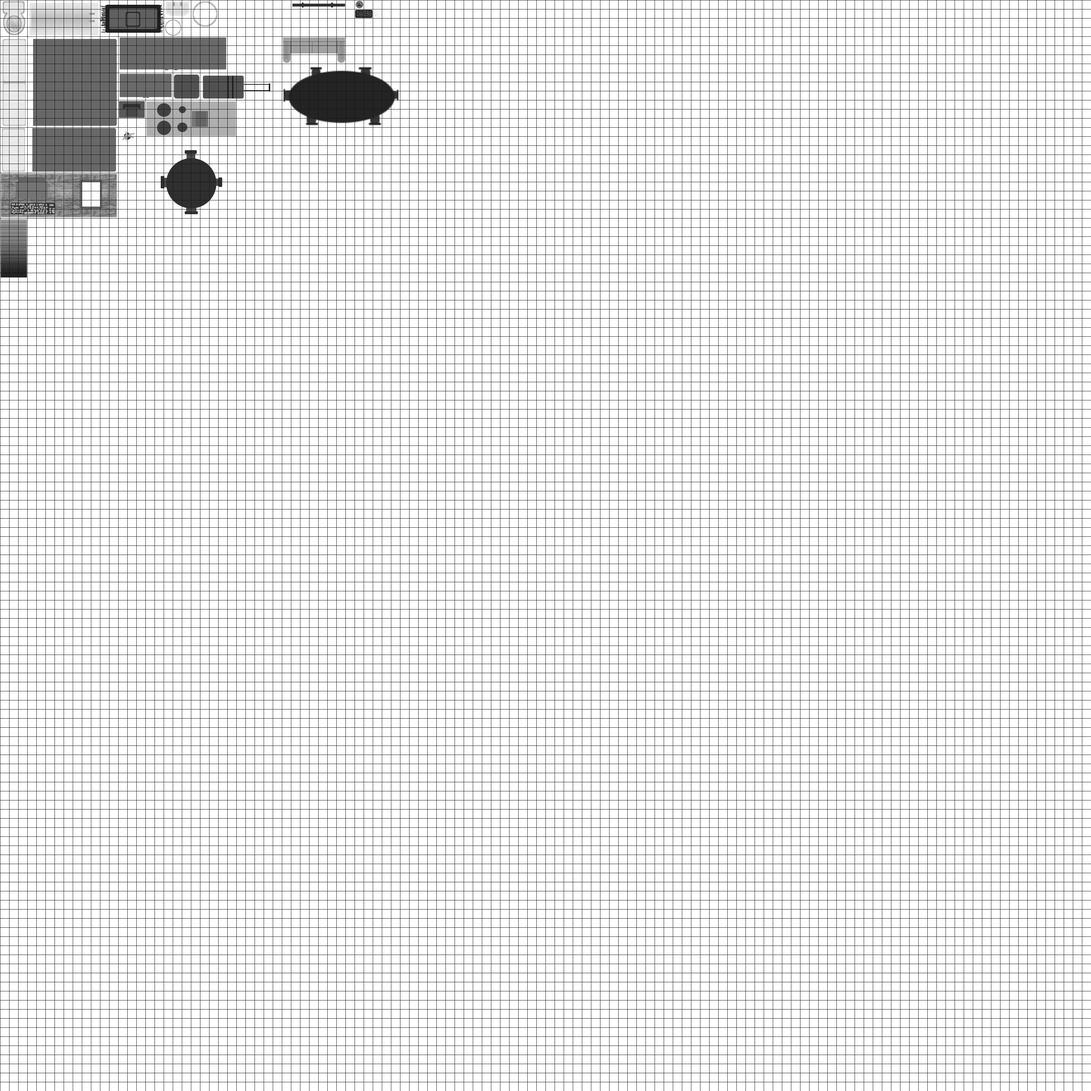
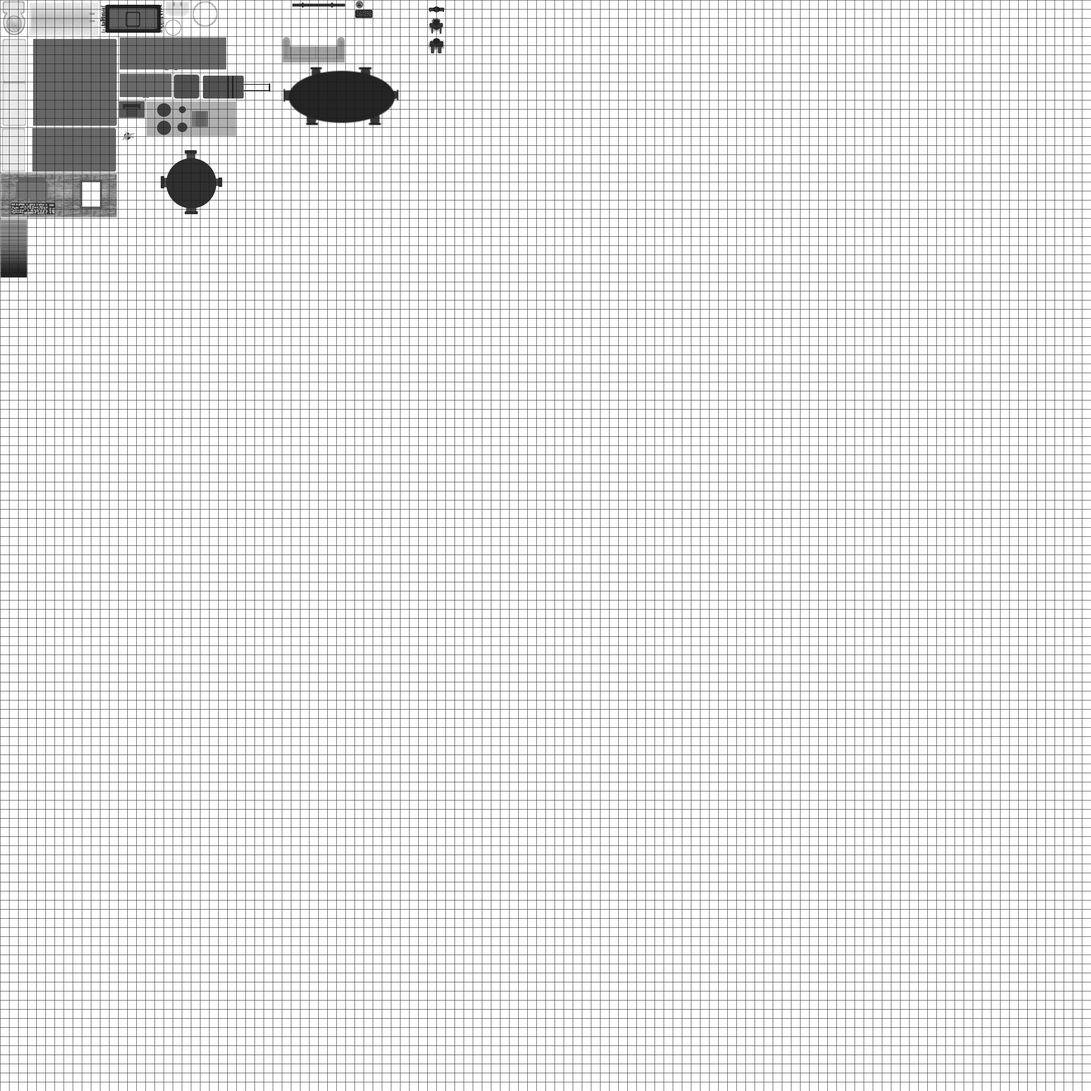
Layered file, before and after one edit (1091 × 1091). Changes by layer:
painted on "graphics" over [282, 6, 441, 63]
renamed "shadows" to "shadow2 #1", painted on it over [282, 6, 446, 63]
